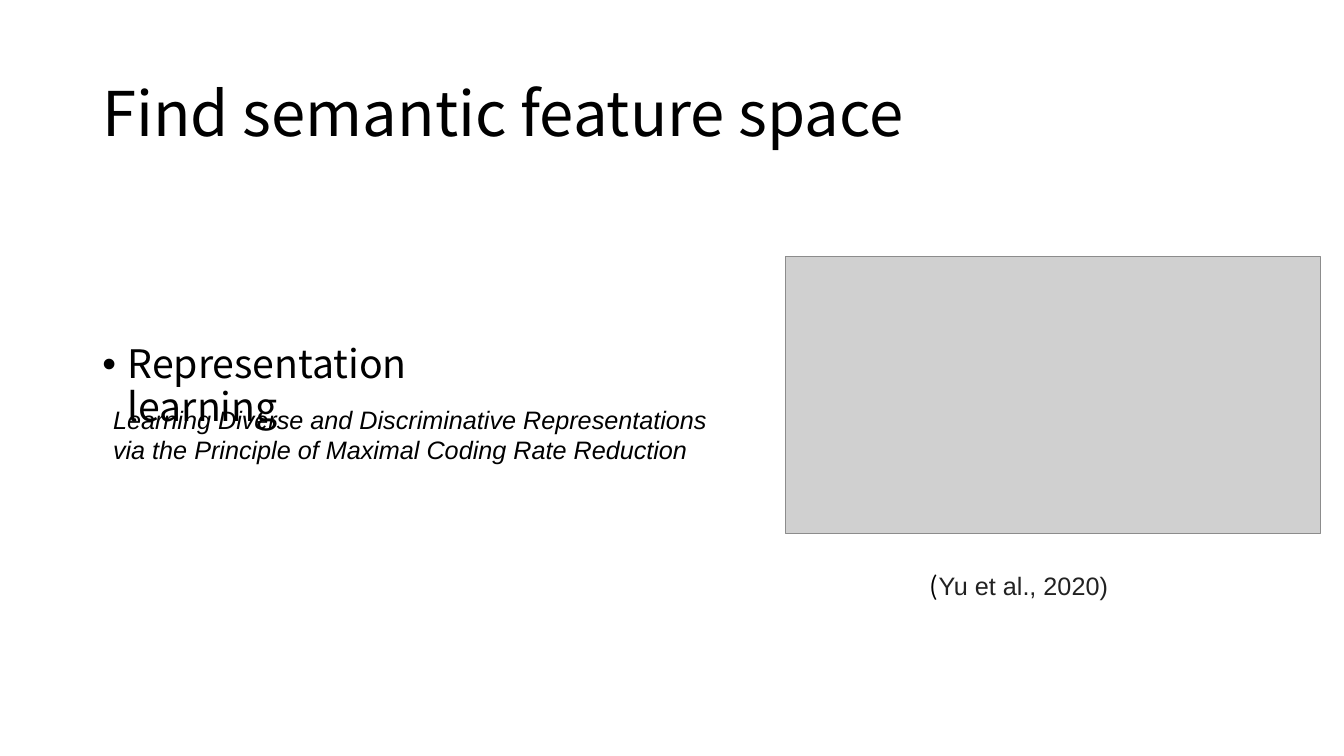
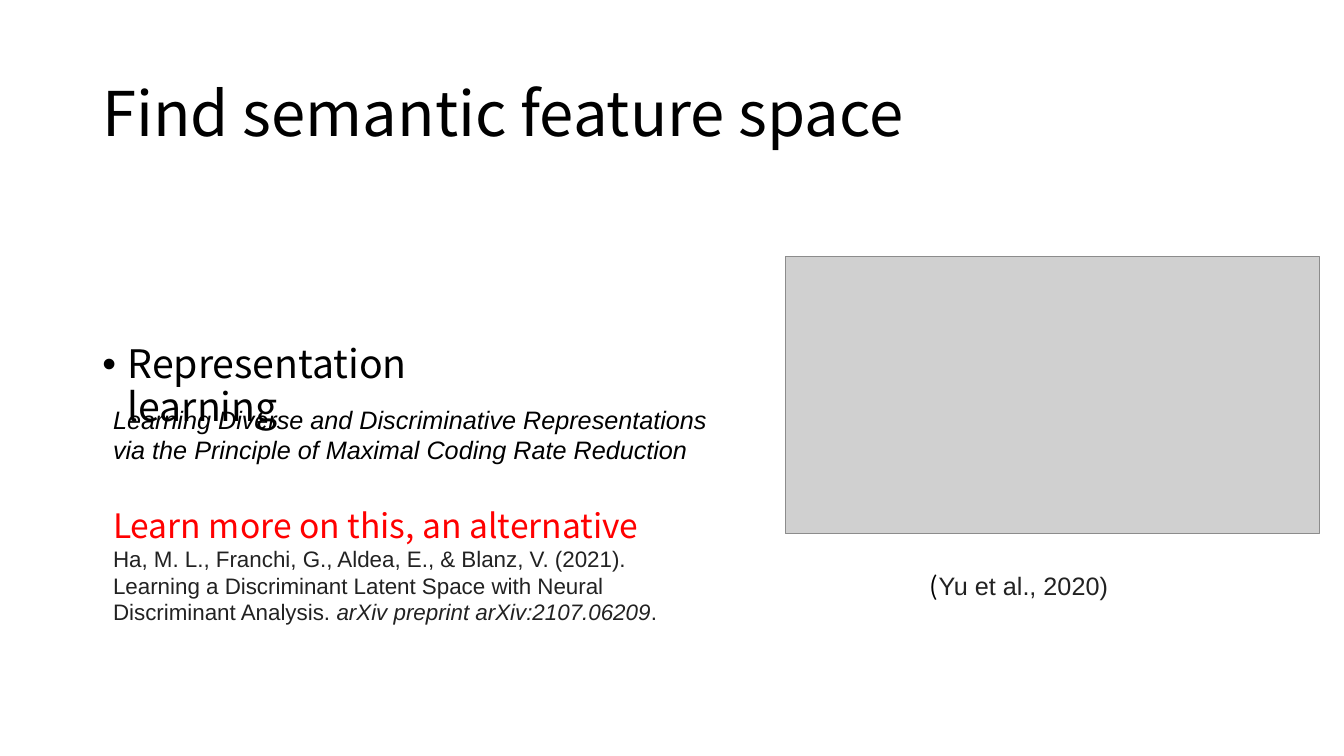
Before and after one commit to Fusang-Wang/featureMeasure, a slide deck: slide 11 of report/measuring feature G M.pptx. Drawn at 1344x756 pixels with LibreOffice and Linux fonts; fonts in the diff are those of the drawing; grey boxes stand for pictures. Boxes give left, top, right and bottom in pixels: in the first picture for what was removed or moved away, otherwise in the second. Text is boxed around its words. In the diff, an @@ line names an element or a change of style, - is before the commit and + after.

```diff
--- a/report/measuring feature G M.pptx
+++ b/report/measuring feature G M.pptx
@@ text added at <box>113,511,657,625</box>, 16 pt, text #222222 @@
+Learn more on this, an alternative
+Ha, M. L., Franchi, G., Aldea, E., & Blanz, V. (2021). Learning a Discriminant Latent Space with Neural Discriminant Analysis. arXiv preprint arXiv:2107.06209.
```
Also in this commit, not shown: 3 other slides changed, 1 slide added, 2 other files.
